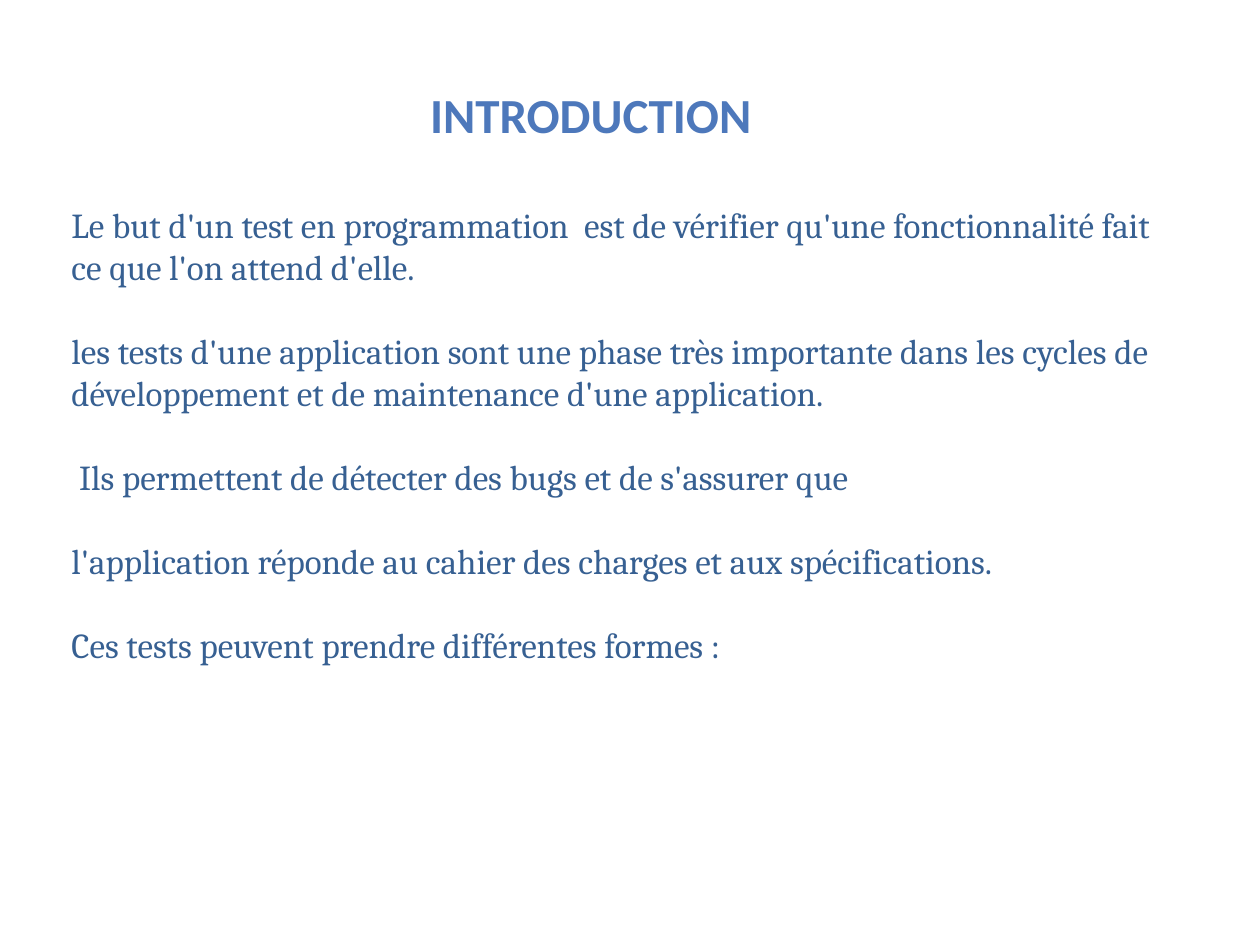
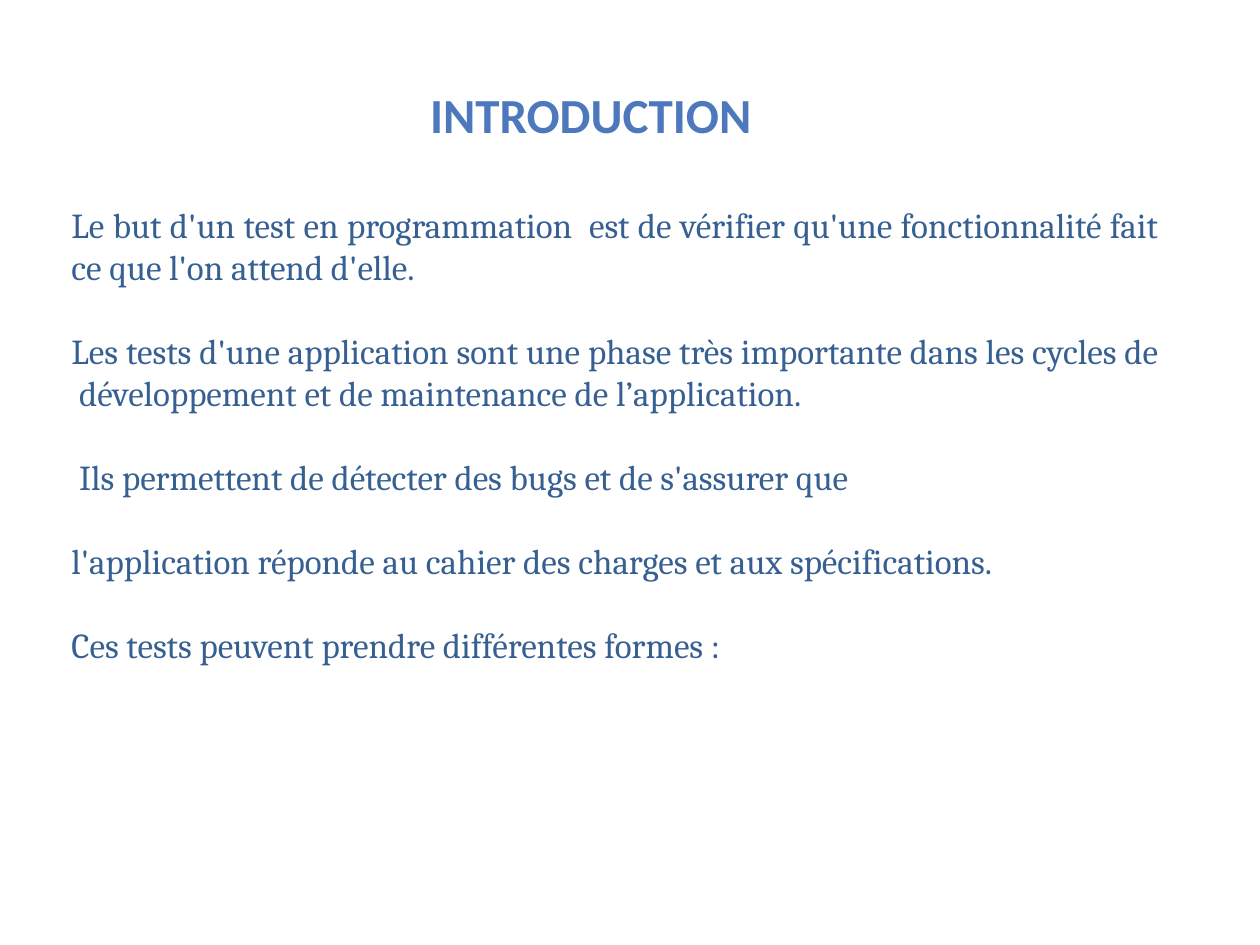
Before and after one commit to KalouiSanaa/P5, a slide deck: slide 2 of p5_kaloui-sanaa-presentation.pptx. Drawn at 1260x945 pixels with LibreOffice and Linux fonts; fonts in the diff are those of the drawing; background and template pictures are left out. Boxes give left, top, right and bottom in pixels: in the first picture for what was removed or moved away, otherwise in the second. Text is boxed around its words. In the diff, an @@ line names an element or a change of style, - is before the commit and + after.

```diff
--- a/p5_kaloui-sanaa-presentation.pptx
+++ b/p5_kaloui-sanaa-presentation.pptx
@@ text at <box>71,213,1158,666</box>: alignment left to justified @@
@@ text at <box>71,339,1158,414</box>: text changed @@
-les tests d'une application sont une phase très importante dans les cycles de développement et de maintenance d'une application.
+Les tests d'une application sont une phase très importante dans les cycles de développement et de maintenance de l’application.
```
Also in this commit, not shown: 8 other slides changed, 30 other files.
